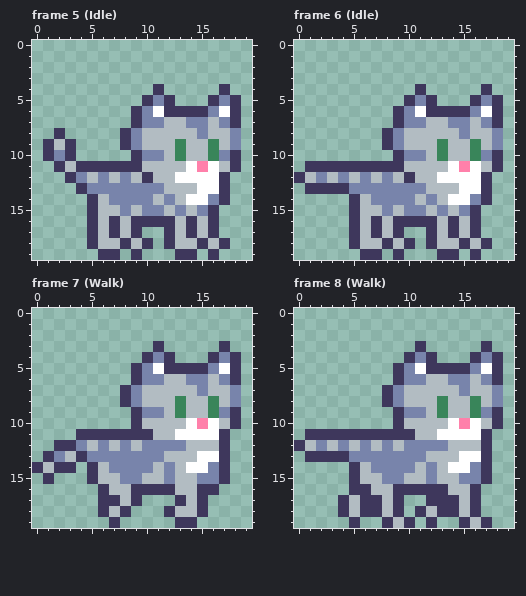
Pixel-art file, stored at Whole/CatCopyPaste/PJ.aseprite. This is how it looked before the edit.
20x20 pixels, 19 frames. Shown: frame 5 (Idle), frame 6 (Idle), frame 7 (Walk), frame 8 (Walk). The commit also changed other frames, which this record leaves out.
After the commit:
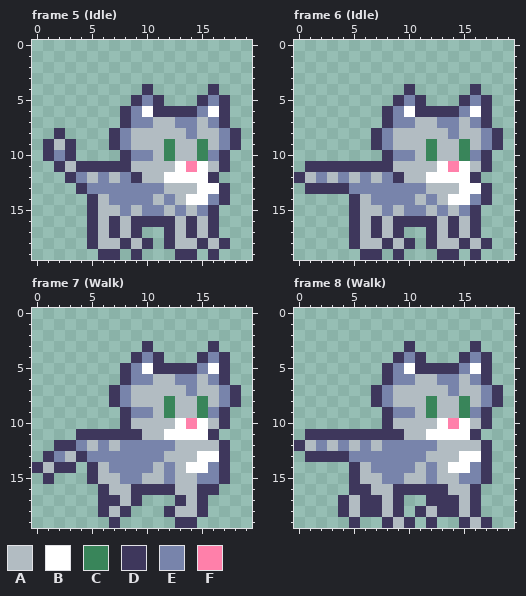
Palette (. is transparent): A #b2bcc2  B #ffffff  C #39855a  D #3e375c  E #7884ab  F #ff80aa
Diff:
Frame 5 (Idle), layers "Eyes", "Head":
Colour B gives way to colour A in row 11 at x 16.
Colour C gives way to colour A in row 9 at x 13 and 16; in row 10 at x 13.
Colour D gives way to colour A in row 11 at x 9; in row 12 at x 10.
Colour E gives way to colour A in row 7 at x 11 and 15; in row 8 at x 9 and 15; in row 9 at x 9; in row 10 at x 11.
Colour A gives way to colour B in row 11 at x 13; in row 12 at x 12.
Colour E gives way to colour B in row 6 at x 10 and 16.
Colour F gives way to colour B in row 11 at x 15.
Colour A gives way to colour C in rows 9 to 10 at x 12 and 15.
The edit adds colour D in row 4 at x 10 and 16; in row 5 at x 9 and 15; in rows 6 to 7 at x 8; in rows 8 to 9 at x 7; in row 10 at x 8.
Colour A gives way to colour D in row 11 at x 17; in row 12 at x 9.
Colour B gives way to colour D in row 6 at x 11 and 17; in row 12 at x 16.
Colour E gives way to colour D in row 5 at x 11 and 17; in row 7 at x 17; in rows 8 to 9 at x 18; in row 10 at x 17.
Colour A gives way to colour E in row 7 at x 13 and 16; in row 8 at x 14 and 17; in row 9 at x 17.
Colour C gives way to colour E in row 10 at x 16.
Colour D gives way to colour E in row 5 at x 10 and 16; in row 6 at x 9 and 15; in row 7 at x 9; in rows 8 to 9 at x 8; in row 10 at x 9.
Colour B gives way to colour F in row 11 at x 14.
Colour D is removed in row 4 at x 11 and 17; in row 5 at x 12 and 18; in rows 6 to 7 at x 18; in rows 10 to 11 at x 18; in row 12 at x 17.
Frame 6 (Idle), layers "Eyes", "Head": the same change as frame 5 (Idle)
Frame 7 (Walk), layers "Eyes", "Head":
Colour B gives way to colour A in row 10 at x 16.
Colour C gives way to colour A in row 8 at x 13 and 16; in row 9 at x 13.
Colour D gives way to colour A in row 10 at x 9; in row 11 at x 10.
Colour E gives way to colour A in row 6 at x 11 and 15; in row 7 at x 9 and 15; in row 8 at x 9; in row 9 at x 11; in row 12 at x 13.
Colour A gives way to colour B in row 10 at x 13; in row 11 at x 12.
Colour E gives way to colour B in row 5 at x 10 and 16.
Colour F gives way to colour B in row 10 at x 15.
Colour A gives way to colour C in rows 8 to 9 at x 12 and 15.
The edit adds colour D in row 3 at x 10 and 16; in row 4 at x 9 and 15; in rows 5 to 6 at x 8; in rows 7 to 8 at x 7; in rows 9 to 10 at x 8.
Colour A gives way to colour D in row 10 at x 17.
Colour B gives way to colour D in row 5 at x 11 and 17; in row 11 at x 16.
Colour E gives way to colour D in row 4 at x 11 and 17; in row 6 at x 17; in rows 7 to 8 at x 18; in row 9 at x 17.
Colour A gives way to colour E in row 6 at x 13 and 16; in row 7 at x 14 and 17; in row 8 at x 17; in row 12 at x 9.
Colour C gives way to colour E in row 9 at x 16.
Colour D gives way to colour E in row 4 at x 10 and 16; in row 5 at x 9 and 15; in row 6 at x 9; in rows 7 to 8 at x 8; in row 9 at x 9.
Colour B gives way to colour F in row 10 at x 14.
Colour D is removed in row 3 at x 11 and 17; in row 4 at x 12 and 18; in rows 5 to 6 at x 18; in rows 9 to 10 at x 18; in row 11 at x 17.
Frame 8 (Walk), layers "Eyes", "Head": the same change as frame 7 (Walk)
Where, in picture pixels (left, top, right, bottom), the same in both pictures:
changed: (109, 84, 241, 183)
changed: (371, 84, 503, 183)
changed: (109, 341, 241, 451)
changed: (371, 341, 503, 451)
